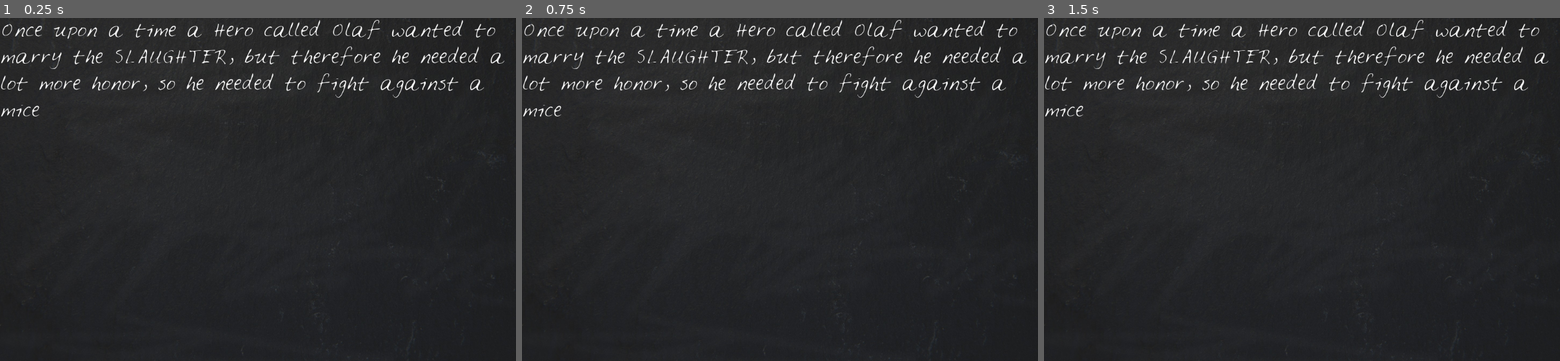
Above: before the commit, frames 1-3 (left to right).
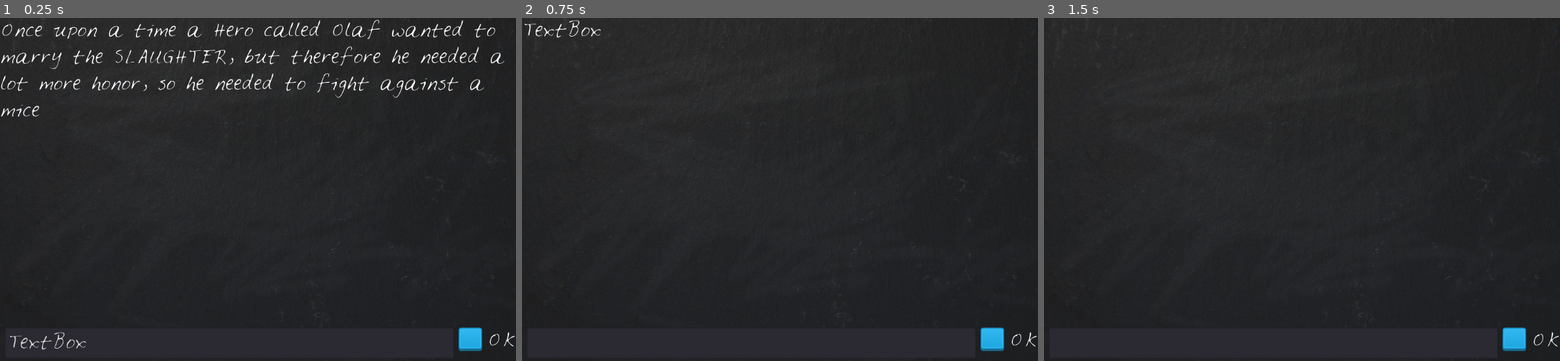
Above: after the commit, the same moments.

Repository: jnes92/udemy-games-godot
Game: Godot game, scene res://LoonyLips.tscn
The game is run twice, just before and just after one commit, with the same random seed, the same clock (stepped at 60 frames per second) and the same inputs.
Inputs (mouse positions are in pixels of both pictures, inside the frame that each line leads up to):
- Up to frame 1 (0.25 s): no input
- Up to frame 2 (0.75 s): click (991, 340) at 0.5 s, where only the run after the commit has a clickable "OK"
- Up to frame 3 (1.5 s): click (1513, 340) at 1.25 s, where only the run after the commit has a clickable "OK"

The runs differ from the first frame. In frame 1, 0.5% of the frame differs, in the area x 1-100%, y 90-98%; in frame 2, 3.1%, in the area x 0-100%, y 0-98%; in frame 3, 3.0%.

Commit message:
[02] 10: Added LineEdit node for player input

Diff:
--- a/Loony_Lips/LoonyLips.gd
+++ b/Loony_Lips/LoonyLips.gd
@@ -5,3 +5,12 @@
 	var story = "Once upon a time a Hero called %s wanted to marry the %s, but therefore he needed a lot more %s, so he needed to fight against a %s"
 	# $Blackboard/StoryText.text = story%prompt
 	$Blackboard/StoryText.bbcode_text = story%prompt
+
+
+func _on_TextureButton_pressed():
+	var new_text = $Blackboard/TextBox.get_text()
+	_on_TextBox_text_entered(new_text)
+
+func _on_TextBox_text_entered(new_text):
+	$Blackboard/StoryText.bbcode_text = new_text
+	$Blackboard/TextBox.text =""
--- a/Loony_Lips/LoonyLips.tscn
+++ b/Loony_Lips/LoonyLips.tscn
@@ -1,8 +1,10 @@
-[gd_scene load_steps=5 format=2]
+[gd_scene load_steps=7 format=2]
 
 [ext_resource path="res://LoonyLips.gd" type="Script" id=1]
 [ext_resource path="res://gfx/blackboard.jpg" type="Texture" id=2]
 [ext_resource path="res://gfx/Feltpen.ttf" type="DynamicFontData" id=3]
+[ext_resource path="res://gfx/blue_button11.png" type="Texture" id=4]
+[ext_resource path="res://gfx/blue_button12.png" type="Texture" id=5]
 
 [sub_resource type="DynamicFont" id=1]
 
@@ -40,7 +42,7 @@
 anchor_right = 0.0
 anchor_bottom = 0.0
 margin_right = 1078.0
-margin_bottom = 650.0
+margin_bottom = 640.0
 rect_pivot_offset = Vector2( 0, 0 )
 rect_clip_content = true
 mouse_filter = 0
@@ -49,14 +51,99 @@
 size_flags_vertical = 1
 custom_fonts/normal_font = SubResource( 1 )
 bbcode_enabled = true
+bbcode_text = "Text"
+visible_characters = -1
+percent_visible = 1.0
+meta_underlined = true
+tab_size = 4
+text = "Text"
+scroll_active = true
+scroll_following = false
+selection_enabled = false
+override_selected_font_color = false
+_sections_unfolded = [ "BBCode", "custom_colors" ]
+
+[node name="TextBox" type="LineEdit" parent="Blackboard" index="1"]
+
+anchor_left = 0.0
+anchor_top = 0.0
+anchor_right = 0.0
+anchor_bottom = 0.0
+margin_left = 10.0
+margin_top = 650.0
+margin_right = 950.0
+margin_bottom = 703.0
+rect_pivot_offset = Vector2( 0, 0 )
+rect_clip_content = false
+focus_mode = 2
+mouse_filter = 0
+mouse_default_cursor_shape = 1
+size_flags_horizontal = 1
+size_flags_vertical = 1
+custom_fonts/font = SubResource( 1 )
+text = "TextBox"
+focus_mode = 2
+context_menu_enabled = true
+placeholder_alpha = 0.6
+caret_blink = false
+caret_blink_speed = 0.65
+caret_position = 0
+_sections_unfolded = [ "custom_fonts" ]
+
+[node name="TextureButton" type="TextureButton" parent="Blackboard" index="2"]
+
+anchor_left = 0.0
+anchor_top = 0.0
+anchor_right = 0.0
+anchor_bottom = 0.0
+margin_left = 960.0
+margin_top = 650.0
+margin_right = 1010.0
+margin_bottom = 699.0
+rect_pivot_offset = Vector2( 0, 0 )
+rect_clip_content = false
+focus_mode = 2
+mouse_filter = 0
+mouse_default_cursor_shape = 0
+size_flags_horizontal = 1
+size_flags_vertical = 1
+toggle_mode = false
+enabled_focus_mode = 2
+shortcut = null
+group = null
+texture_normal = ExtResource( 4 )
+texture_pressed = ExtResource( 5 )
+_sections_unfolded = [ "Textures" ]
+
+[node name="ButtonLabel" type="RichTextLabel" parent="Blackboard/TextureButton" index="0"]
+
+anchor_left = 0.0
+anchor_top = 0.0
+anchor_right = 0.0
+anchor_bottom = 0.0
+margin_left = 60.0
+margin_right = 140.0
+margin_bottom = 50.0
+rect_pivot_offset = Vector2( 0, 0 )
+rect_clip_content = true
+mouse_filter = 0
+mouse_default_cursor_shape = 0
+size_flags_horizontal = 1
+size_flags_vertical = 1
+custom_fonts/normal_font = SubResource( 1 )
+bbcode_enabled = false
 bbcode_text = ""
 visible_characters = -1
 percent_visible = 1.0
 meta_underlined = true
 tab_size = 4
-text = ""
+text = "OK"
 scroll_active = true
 scroll_following = false
 selection_enabled = false
 override_selected_font_color = false
-_sections_unfolded = [ "BBCode", "custom_colors", "custom_fonts" ]
+_sections_unfolded = [ "custom_fonts" ]
+
+[connection signal="text_entered" from="Blackboard/TextBox" to="." method="_on_TextBox_text_entered"]
+
+[connection signal="pressed" from="Blackboard/TextureButton" to="." method="_on_TextureButton_pressed"]
Not shown, changed: README.md
